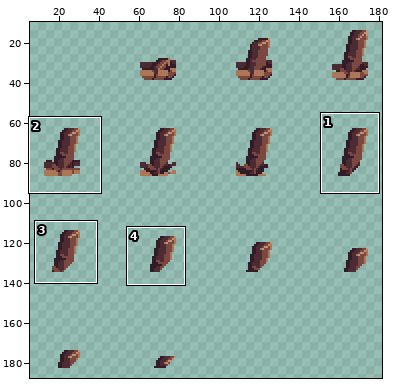
Two states of a sprite sheet, assets/effects/earth_pillar.png. Above, an overview of the earlier version with the close-up marked.
Close-up. As it was:
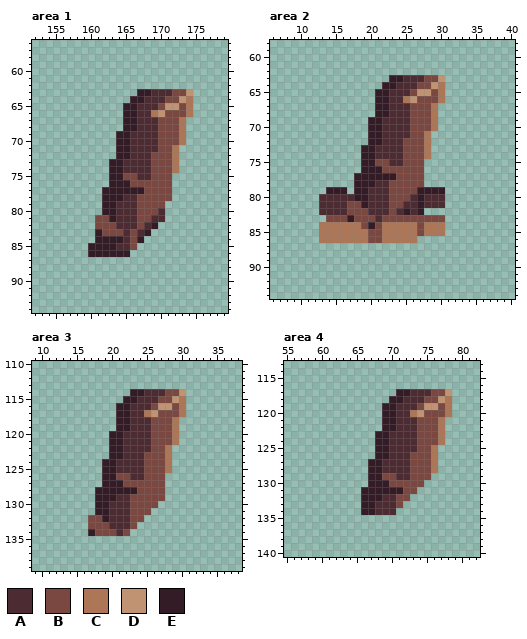
The file is 192x192 pixels. Shown: area 1: x 152..179, y 56..94; area 2: x 6..40, y 58..94; area 3: x 9..38, y 110..139; area 4: x 55..82, y 113..140. The wide view leaves out empty margins. The commit also changed other parts of the picture, which this record leaves out.
Palette (. is transparent): A #4d2b32  B #7a4841  C #ad7757  D #c09473  E #341c27
Once edited:
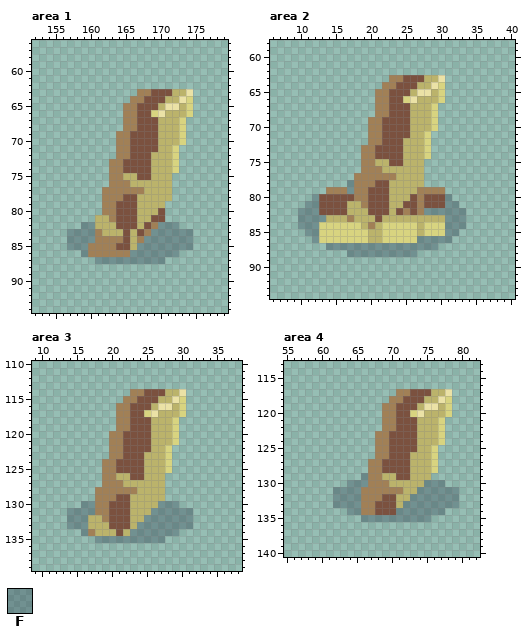
Colours new in this view: F #1b263d4c
What changed:
@@ palette @@
-A #4d2b32
+A #7b513f
-B #7a4841
+B #bbb36b
-C #ad7757
+C #d8d480
-D #c09473
+D #ebe2a6
-E #341c27
+E #a18056
--- area 1
@@ x 152..179 @@
 81 .........BBEAAABBAA.........
-82 .........BBBAAABAE..........
-83 .........EBBBABAE...........
-84 .........EEEEABE............
-85 ........EEEEAAB.............
-86 ........EEEEEE..............
-87 ............................
+82 .......FFBBBAAABAEFFF.......
+83 .....FFFFEBBBABAEFFFFFF.....
+84 .....FFFFEEEEABEFFFFFFF.....
+85 .....FFFEEEEAABFFFFFFFF.....
+86 .......FEEEEEEFFFFFFF.......
+87 .........FFFFFFFFFF.........
 88 ............................
--- area 2
@@ x 6..40 @@
 77 ............EEEEEEBBBB.............
-78 ............EEEAABBBBB.............
-79 ........EEE.EEAAABBBBEEEE..........
-80 .......AAAAAEEAAABBBAEAAA..........
-81 .......AAAABBEAAABBAAEAAA..........
-82 .......AAAABBBAAABAEAE.............
-83 ........BBBEBBBABBBBBBBBB..........
-84 .......CCCCCCBEBCCCCCBCCC..........
-85 .......CCCCCCCBBCCCCCBCCC..........
-86 .......CCCCCCCBBCCCCC..............
-87 ...................................
-88 ...................................
+78 ...........FEEEAABBBBB.............
+79 ........EEEFEEAAABBBBEEEE..........
+80 ......FAAAAAEEAAABBBAEAAAF.........
+81 .....FFAAAABBEAAABBAAEAAAFF........
+82 ....FFFAAAABBBAAABAEAEFFFFFF.......
+83 ....FFFFBBBEBBBABBBBBBBBBFFF.......
+84 ....FFFCCCCCCBEBCCCCCBCCCFFF.......
+85 .....FFCCCCCCCBBCCCCCBCCCFF........
+86 ......FCCCCCCCBBCCCCCFFFFF.........
+87 ........FFFFFFFFFFFFFFFF...........
+88 ...........FFFFFFFFFF..............
 89 ...................................
--- area 3
@@ x 9..38 @@
 129 .........EEEAABBBBB...........
-130 .........EEAAABBBB............
-131 .........EEAAABBB.............
-132 ........BBEAAABB..............
-133 ........BBBAAAB...............
-134 ........EBBBAB................
-135 ..............................
+130 .......FFEEAAABBBBFFF.........
+131 .....FFFFEEAAABBBFFFFFF.......
+132 .....FFFBBEAAABBFFFFFFF.......
+133 .....FFFBBBAAABFFFFFFFF.......
+134 .......FEBBBABFFFFFFF.........
+135 .........FFFFFFFFFF...........
 136 ..............................
--- area 4
@@ x 55..82 @@
 128 ............EEAAAABBBC......
-129 ............EEBBAABBB.......
-130 ............EEEBBBBB........
-131 ...........EEEEEEBB.........
-132 ...........EEEAABB..........
-133 ...........EEAAAB...........
-134 ...........EEAAA............
-135 ............................
+129 ...........FEEBBAABBB.......
+130 .........FFFEEEBBBBBFFF.....
+131 .......FFFFEEEEEEBBFFFFFF...
+132 .......FFFFEEEAABBFFFFFFF...
+133 .......FFFFEEAAABFFFFFFFF...
+134 .........FFEEAAAFFFFFFF.....
+135 ...........FFFFFFFFFF.......
 136 ............................
